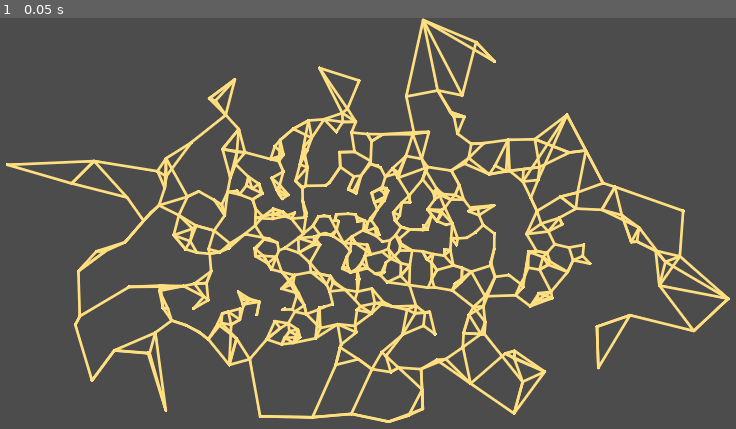
Above: before the commit, frame 1.
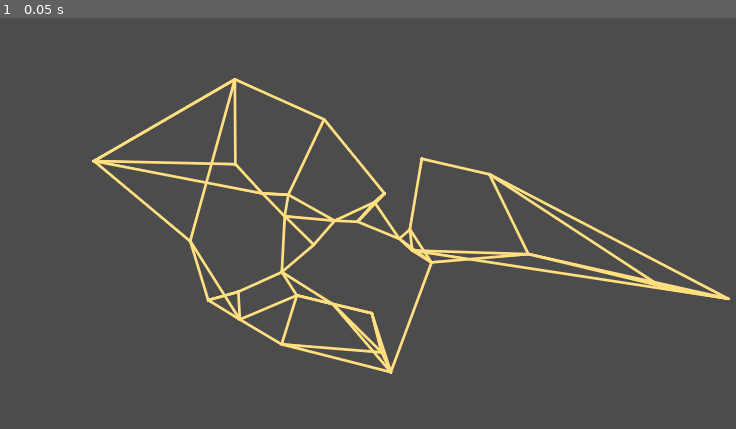
Above: after the commit, the same moment.

Repository: outfrost/honest-jam
Game: Godot game, scene res://Whatever.tscn
Same seed, same stepped clock (60 frames per second), same inputs: the game is played once before the commit and once after it.
Inputs:
- Up to frame 1 (0.05 s): no input

The runs differ from the first frame. In frame 1, 16% of the frame differs, in the area x 0-100%, y 0-99%.

Commit message:
Serialise generated city to tscn

Diff:
--- a/Whatever.gd
+++ b/Whatever.gd
@@ -15,7 +15,7 @@
 const HEIGHT: float = 1080.0
 const PIN: PackedScene = preload("res://Pin.tscn")
 const EDGE: PackedScene = preload("res://Edge.tscn")
-const NUM_POINTS: int = 512
+const NUM_POINTS: int = 32
 const MIN_DEG: int = 2
 const MAX_DEG: int = 5
 
@@ -34,6 +34,7 @@
 		var pin = PIN.instance()
 		pin.position = pos
 		add_child(pin)
+		pin.owner = self
 	for idx in range(points.size()):
 		var point = points[idx]
 		var deg = rng.randi_range(MIN_DEG, MAX_DEG)
@@ -51,9 +52,17 @@
 				edge.end = other_idx
 				edge.update_line(self)
 				add_child(edge)
+				edge.owner = self
 				point.links.append(edge)
 				other.links.append(edge)
 			i += 1
+	call_deferred("save")
+
+func save() -> void:
+	var scn = PackedScene.new()
+	scn.pack(self)
+	ResourceSaver.save("res://City.tscn", scn)
+#	ResourceSaver.save("res://City.tscn", scn, ResourceSaver.FLAG_BUNDLE_RESOURCES)
 
 func closest(idx: int) -> Array:
 	var pos: Vector2 = points[idx].pos
